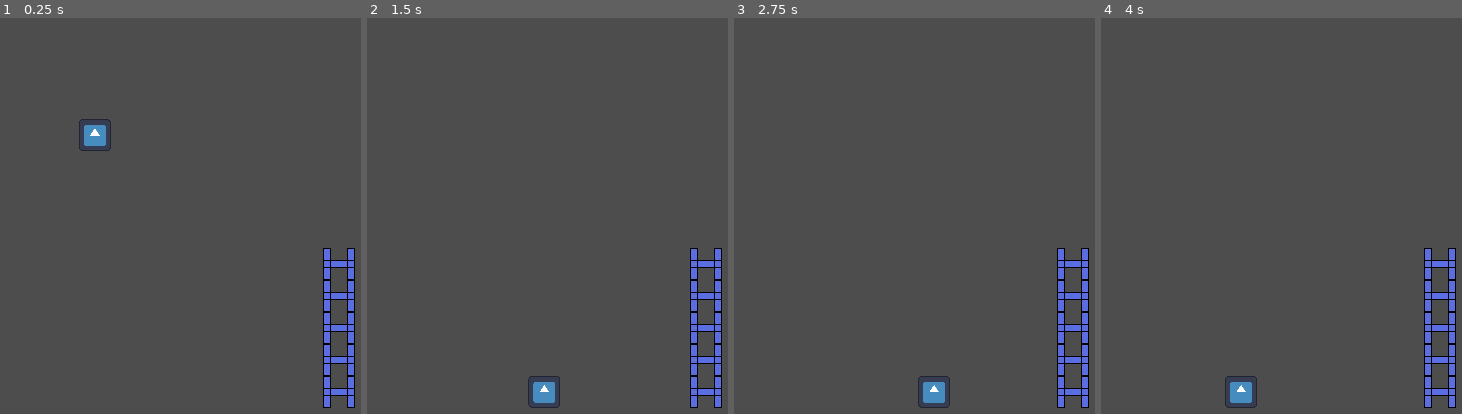
Above: before the commit, frames 1-4 (left to right).
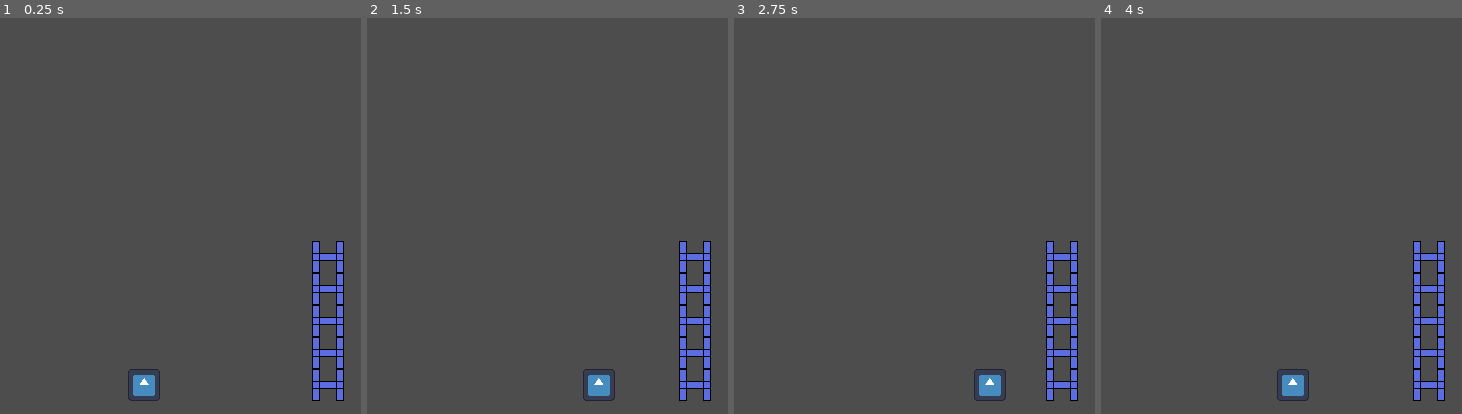
Above: after the commit, the same moments.

Repository: KarlTheFish/adSpace---TalTech-gamejam-2024
Game: Godot game, scene res://test_scene.tscn
The game is run twice, just before and just after one commit, with the same random seed, the same clock (stepped at 60 frames per second) and the same inputs. The project has no main scene, so this scene is started directly. The engine's default icon, where the game draws it, is replaced by a stand-in: a white triangle on a blue panel in a dark square.
Inputs (mouse positions are in pixels of both pictures, inside the frame that each line leads up to):
- Up to frame 1 (0.25 s): no input
- Up to frame 2 (1.5 s): move the mouse to (outside the picture) at 0.52 s; hold Right (movement_right) 0.53-1.28 s; hold Down (action, bound only after the commit) 0.53-1.28 s; move the mouse to (558, 216) at 1.27 s; hold Left (movement_left) from 1.28 s (still down); tap Down (action, bound only after the commit) at 1.35 s
- Up to frame 3 (2.75 s): move the mouse to (outside the picture) at 2.02 s; release Left (movement_left) at 2.03 s; hold Right (movement_right) from 2.03 s (still down); hold Down (action, bound only after the commit) from 2.03 s (still down)
- Up to frame 4 (4 s): move the mouse to (1389, 287) at 2.77 s; release Right (movement_right) at 2.78 s; release Down (action, bound only after the commit) at 2.78 s; hold Up (movement_up) 2.78-3.53 s; tap Down (action, bound only after the commit) at 2.85 s; tap Enter at 3.5 s; move the mouse to (outside the picture) at 3.52 s; hold Left (movement_left) from 3.53 s (still down); hold Down (action, bound only after the commit) from 3.53 s (still down)

The runs differ from the first frame. In frame 1, 4.5% of the frame differs, in the area x 21-99%, y 25-99%; in frame 2, 4.5%; in frame 3, 4.5%; in frame 4, 4.5%.

Commit message:
task area, draggable buttons, event bus

Diff:
--- /dev/null
+++ b/classes/draggable_button.gd
@@ -0,0 +1,19 @@
+class_name DraggableButton extends TextureButton
+
+var dragging: bool = false
+var mouse_offset: Vector2 = Vector2.ZERO
+
+func _enter_tree() -> void:
+	button_down.connect(_button_down)
+	button_up.connect(_button_up)
+
+func _process(delta: float) -> void:
+	if (dragging):
+		global_position = get_global_mouse_position() - mouse_offset
+
+func _button_down() -> void:
+	mouse_offset = get_global_mouse_position() - global_position
+	dragging = true
+
+func _button_up() -> void:
+	dragging = false
--- /dev/null
+++ b/classes/event_bus.gd
@@ -0,0 +1,4 @@
+extends Node
+
+signal task_opened
+signal task_closed
--- /dev/null
+++ b/classes/task_area.gd
@@ -0,0 +1,46 @@
+class_name TaskArea extends Area2D
+
+@export var canvas_layer: CanvasLayer
+
+var tween: Tween
+var task_open: bool = false
+var player_colliding: bool = false
+const TASK_INITIAL_OFFSET: Vector2 = Vector2(0, 720)
+
+func _enter_tree() -> void:
+	set_collision_mask_value(2, true)
+	body_entered.connect(_body_entered)
+	body_exited.connect(_body_exited)
+	canvas_layer.offset = TASK_INITIAL_OFFSET
+	canvas_layer.hide()
+
+func _body_entered(body: Node2D) -> void:
+	if (body is not Player):
+		return
+	player_colliding = true
+
+func _body_exited(body: Node2D) -> void:
+	if (body is not Player):
+		return
+	player_colliding = false
+
+func _input(event: InputEvent) -> void:
+	if (player_colliding and event.is_action_pressed("action", false)):
+		task_open = not task_open
+		canvas_layer.offset = Vector2.ZERO if (not task_open) else TASK_INITIAL_OFFSET
+		if (tween != null and tween.is_valid()):
+			tween.kill()
+
+		tween = create_tween()
+		tween.tween_property(
+			canvas_layer,
+			"offset",
+			Vector2.ZERO if (task_open) else TASK_INITIAL_OFFSET,
+			0.5
+		).set_trans(Tween.TRANS_CUBIC)
+		if (task_open):
+			canvas_layer.show()
+			EventBus.task_opened.emit()
+		else:
+			tween.tween_callback(canvas_layer.hide)
+			EventBus.task_closed.emit()
--- a/ladder/ladder.tscn
+++ b/ladder/ladder.tscn
@@ -3,8 +3,8 @@
 [ext_resource type="Script" path="res://ladder/ladder.gd" id="1_4x6lo"]
 
 [node name="Ladder" type="Area2D"]
+z_index = -1
 collision_layer = 4
 collision_mask = 2
 script = ExtResource("1_4x6lo")
 texture_file = "res://ladder/ladder-temp.png"
-ladder_length = 5
--- a/player/player.gd
+++ b/player/player.gd
@@ -2,15 +2,27 @@
 
 @export_range(20, 500, 10) var x_speed: float = 100
 @export_range(10, 300, 10) var gravity: float = 50
-@export_range(-300, -50, 50) var climb_speed: float = -50
+@export_range(-300, -50, 10) var climb_speed: float = -50
 
 var direction: float = 0.0
 var can_climb: bool = false
+var can_move: bool = true
+
+func _enter_tree() -> void:
+	EventBus.task_opened.connect(_task_opened)
+	EventBus.task_closed.connect(_task_closed)
+
+func _task_opened() -> void:
+	can_move = false
+
+func _task_closed() -> void:
+	can_move = true
 
 func _physics_process(delta: float) -> void:
 	x_input()
 	apply_velocity()
-	move_and_slide()
+	if (can_move):
+		move_and_slide()
 
 func x_input() -> void:
 	direction = Input.get_axis("movement_left", "movement_right")
--- a/player/player.tscn
+++ b/player/player.tscn
@@ -9,7 +9,9 @@
 [node name="Player" type="CharacterBody2D"]
 collision_layer = 2
 script = ExtResource("1_s2hpp")
-x_speed = 150.0
+x_speed = 160.0
+gravity = 40.0
+climb_speed = -120.0
 
 [node name="CollisionShape2D" type="CollisionShape2D" parent="."]
 shape = SubResource("RectangleShape2D_7vvbd")
--- a/project.godot
+++ b/project.godot
@@ -13,6 +13,10 @@
 config/name="Taltech Jam Game"
 config/features=PackedStringArray("4.3", "GL Compatibility")
 config/icon="res://icon.svg"
+
+[autoload]
+
+EventBus="*res://classes/event_bus.gd"
 
 [display]
 
@@ -42,6 +46,13 @@
 , Object(InputEventJoypadMotion,"resource_local_to_scene":false,"resource_name":"","device":-1,"axis":1,"axis_value":-1.0,"script":null)
 ]
 }
+action={
+"deadzone": 0.5,
+"events": [Object(InputEventKey,"resource_local_to_scene":false,"resource_name":"","device":-1,"window_id":0,"alt_pressed":false,"shift_pressed":false,"ctrl_pressed":false,"meta_pressed":false,"pressed":false,"keycode":0,"physical_keycode":4194322,"key_label":0,"unicode":0,"location":0,"echo":false,"script":null)
+, Object(InputEventKey,"resource_local_to_scene":false,"resource_name":"","device":-1,"window_id":0,"alt_pressed":false,"shift_pressed":false,"ctrl_pressed":false,"meta_pressed":false,"pressed":false,"keycode":0,"physical_keycode":83,"key_label":0,"unicode":115,"location":0,"echo":false,"script":null)
+, Object(InputEventJoypadMotion,"resource_local_to_scene":false,"resource_name":"","device":-1,"axis":1,"axis_value":1.0,"script":null)
+]
+}
 
 [layer_names]
 
--- a/test_scene.tscn
+++ b/test_scene.tscn
@@ -1,22 +1,36 @@
-[gd_scene load_steps=4 format=3 uid="uid://dgr8spaym6bx0"]
+[gd_scene load_steps=6 format=3 uid="uid://dgr8spaym6bx0"]
 
 [ext_resource type="PackedScene" uid="uid://d0xoyhtribf5b" path="res://player/player.tscn" id="1_jw1bx"]
 [ext_resource type="PackedScene" uid="uid://cl1fu7yb6ncbm" path="res://ladder/ladder.tscn" id="2_r0fx8"]
+[ext_resource type="PackedScene" uid="uid://ykpog8hlre26" path="res://test_task_area.tscn" id="3_3hty3"]
 
 [sub_resource type="RectangleShape2D" id="RectangleShape2D_opac0"]
-size = Vector2(640, 20)
+size = Vector2(640, 32)
+
+[sub_resource type="RectangleShape2D" id="RectangleShape2D_vsyjb"]
+size = Vector2(256, 32)
 
 [node name="TestScene" type="Node2D"]
 
 [node name="StaticBody2D" type="StaticBody2D" parent="."]
-position = Vector2(321, 465)
+position = Vector2(320, 464)
 collision_mask = 0
 
 [node name="CollisionShape2D" type="CollisionShape2D" parent="StaticBody2D"]
 shape = SubResource("RectangleShape2D_opac0")
 
 [node name="Player" parent="." instance=ExtResource("1_jw1bx")]
-position = Vector2(95, 82)
+position = Vector2(144, 384)
 
 [node name="Ladder" parent="." instance=ExtResource("2_r0fx8")]
-position = Vector2(339, 375)
+position = Vector2(328, 368)
+ladder_length = 5
+
+[node name="StaticBody2D2" type="StaticBody2D" parent="."]
+position = Vector2(472, 304)
+
+[node name="CollisionShape2D" type="CollisionShape2D" parent="StaticBody2D2"]
+shape = SubResource("RectangleShape2D_vsyjb")
+
+[node name="TaskArea" parent="." instance=ExtResource("3_3hty3")]
+position = Vector2(456, 272)
--- /dev/null
+++ b/test_task_area.tscn
@@ -0,0 +1,22 @@
+[gd_scene load_steps=4 format=3 uid="uid://ykpog8hlre26"]
+
+[ext_resource type="Script" path="res://classes/task_area.gd" id="1_rbnv1"]
+[ext_resource type="Texture2D" uid="uid://dlu043k6lymwd" path="res://icon.svg" id="2_eeawl"]
+
+[sub_resource type="CircleShape2D" id="CircleShape2D_2phtk"]
+radius = 16.0
+
+[node name="TaskArea" type="Area2D" node_paths=PackedStringArray("canvas_layer")]
+collision_layer = 0
+collision_mask = 2
+script = ExtResource("1_rbnv1")
+canvas_layer = NodePath("CanvasLayer")
+
+[node name="CollisionShape2D" type="CollisionShape2D" parent="."]
+shape = SubResource("CircleShape2D_2phtk")
+
+[node name="CanvasLayer" type="CanvasLayer" parent="."]
+
+[node name="Icon" type="Sprite2D" parent="CanvasLayer"]
+position = Vector2(256, 184)
+texture = ExtResource("2_eeawl")
